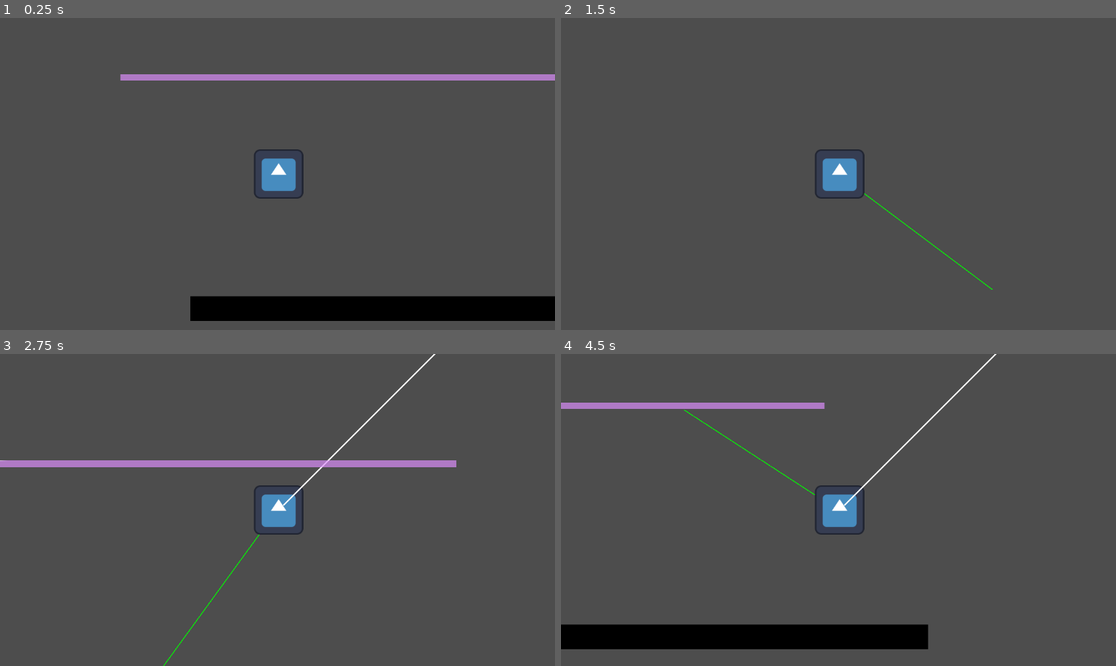
Above: before the commit, frames 1-4 (two rows, left to right).
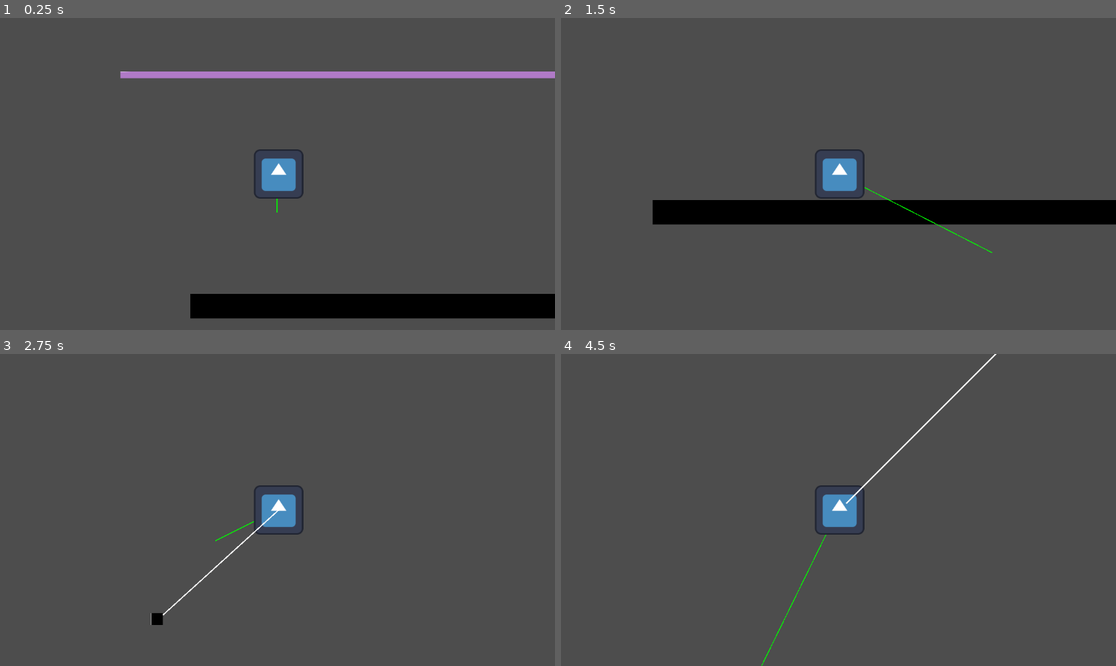
Above: after the commit, the same moments.

Repository: alanmathiasen/hook-godot
Game: Godot game, scene res://scenes/level.tscn
The game is run twice, just before and just after one commit, with the same random seed, the same clock (stepped at 60 frames per second) and the same inputs. The engine's default icon, where the game draws it, is replaced by a stand-in: a white triangle on a blue panel in a dark square.
Inputs:
- Up to frame 1 (0.25 s): no input
- Up to frame 2 (1.5 s): hold Ctrl (hook) 0.53-1.28 s; hold Right (ui_right) from 0.53 s (still down); tap Up (ui_up) at 0.77 s; tap Ctrl (hook) at 1.35 s
- Up to frame 3 (2.75 s): tap Up (ui_up) at 1.52 s; release Right (ui_right) at 2.03 s; hold Left (ui_left) from 2.03 s (still down); hold Ctrl (hook) from 2.03 s (still down)
- Up to frame 4 (4.5 s): release Left (ui_left) at 2.78 s; release Ctrl (hook) at 2.78 s; hold Right (ui_right) 2.78-4.28 s; tap Ctrl (hook) at 2.85, 4.35 s; tap Up (ui_up) at 3.02, 3.77 s; hold Ctrl (hook) 3.53-4.28 s; hold Left (ui_left) from 4.28 s (still down)

The runs differ from the first frame. In frame 1, 2.6% of the frame differs, in the area x 21-100%, y 17-98%; in frame 2, 6.6%, in the area x 16-100%, y 54-88%; in frame 3, 2.4%; in frame 4, 6.4%.

Commit message:
fixes big

Diff:
--- a/project.godot
+++ b/project.godot
@@ -12,7 +12,7 @@
 
 config/name="test"
 run/main_scene="res://scenes/level.tscn"
-config/features=PackedStringArray("4.1", "Forward Plus")
+config/features=PackedStringArray("4.2", "Forward Plus")
 config/icon="res://icon.svg"
 
 [input]
--- a/scenes/Hook.gd
+++ b/scenes/Hook.gd
@@ -7,7 +7,7 @@
 signal hook_just_released
 
 
-const HOOK_SPEED = 700.0
+const HOOK_SPEED = 1000.0
 const HOOK_DIRECTION_RIGHT = Vector2(1, -1)
 const HOOK_DIRECTION_LEFT = Vector2(-1, -1)
 const HOOK_COLLISION_LAYER = 2
--- a/scenes/character.gd
+++ b/scenes/character.gd
@@ -5,7 +5,7 @@
 @onready var hook = $Hook
 
 var speed := 400
-var gravity := 200
+var gravity := 400
 var jump_force = 400
 var facing_direction := 1
 var swing_velocity := 0.0
@@ -43,7 +43,7 @@
 
 func handle_hook(delta):
 	if(hook.state == HookStates.HOOKED):
-		add_angular_velocity(facing_direction * 0.1)
+		#add_angular_velocity(facing_direction * 0.1)
 		linear_velocity = angular_velocity * distance_to_hook
 		process_velocity(delta)
 
@@ -51,26 +51,38 @@
 	distance_to_hook = self.global_position.distance_to(hook.global_position)
 	if facing_direction == 1:
 		angle_to_hook = atan2(self.global_position.y - hook.global_position.y, self.global_position.x - hook.global_position.x)
+		print(rad_to_deg(angle_to_hook))
 	else:
-		angle_to_hook = atan2(self.global_position.y - hook.global_position.y, self.global_position.x - hook.global_position.x)
+		angle_to_hook = atan2(hook.global_position.y - self.global_position.y, hook.global_position.x - self.global_position.x)
+		print(rad_to_deg(angle_to_hook))
 
 
 func process_velocity(delta:float)->void:
-	angular_acceleration = ((-gravity*delta) / distance_to_hook) * sin(angle_to_hook)
-	angular_velocity += angular_acceleration
-	print(angular_velocity)
+	angular_acceleration = 1 * delta#((-gravity*delta) / distance_to_hook) * sin(angle_to_hook)
+	if facing_direction == 1:
+		angular_velocity += angular_acceleration
+	else:
+		angular_velocity -= angular_acceleration
+
+	# print(angular_velocity)
 	# angular_velocity *= 0.95
-	print('angular_velocity ',angular_velocity)
-	angle_to_hook += angular_velocity
-	print('hook.global_position ', hook.global_position)
-	print('el resto ', Vector2(distance_to_hook * cos(angle_to_hook), distance_to_hook * sin(angle_to_hook)))
-	self.global_position = hook.global_position + Vector2(distance_to_hook * cos(angle_to_hook), distance_to_hook * sin(angle_to_hook))
+	# print('angular_velocity ',angular_velocity)
+	# print('angle_to_hook ',rad_to_deg(angle_to_hook))
+	angle_to_hook += angular_velocity * 0.01
+	# print('hook.global_position ', hook.global_position)
+	# print('el resto ', Vector2(distance_to_hook * cos(angle_to_hook), distance_to_hook * sin(angle_to_hook)))
+	self.global_position = hook.global_position - Vector2(distance_to_hook * sin(angle_to_hook), distance_to_hook * cos(angle_to_hook))
+
 
 func add_angular_velocity(force:float)->void:
 	angular_velocity += force
 
 func _on_hook_just_released():
-	# velocity.x += linear_velocity * cos(angle_to_hook)
+	var release_speed = linear_velocity
+	velocity.x = -release_speed * cos(angle_to_hook)
+	velocity.y = 0
+	velocity.y = release_speed * sin(angle_to_hook)
+	# velocity.x -= linear_velocity * cos(angle_to_hook)
 	# velocity.y += linear_velocity * sin(angle_to_hook)
 
 
